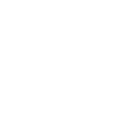
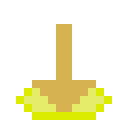
Before/after of a 128×128 layered artwork. What changed in the layer stack:
showed "1" over [16, 24, 112, 120]
